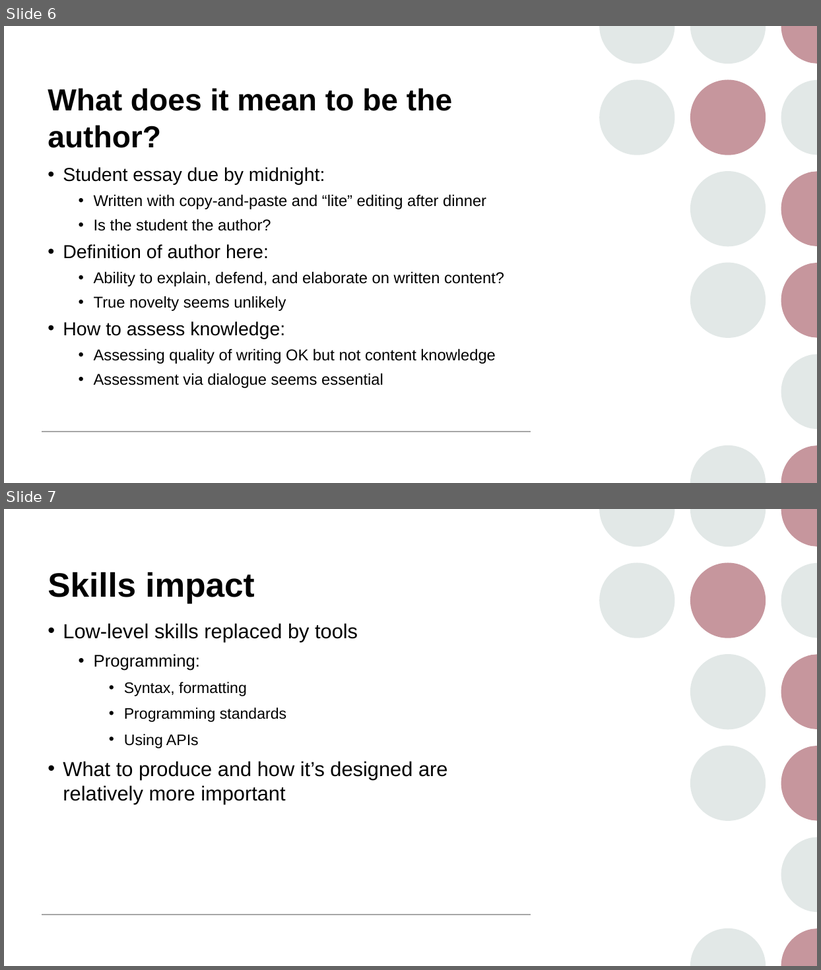
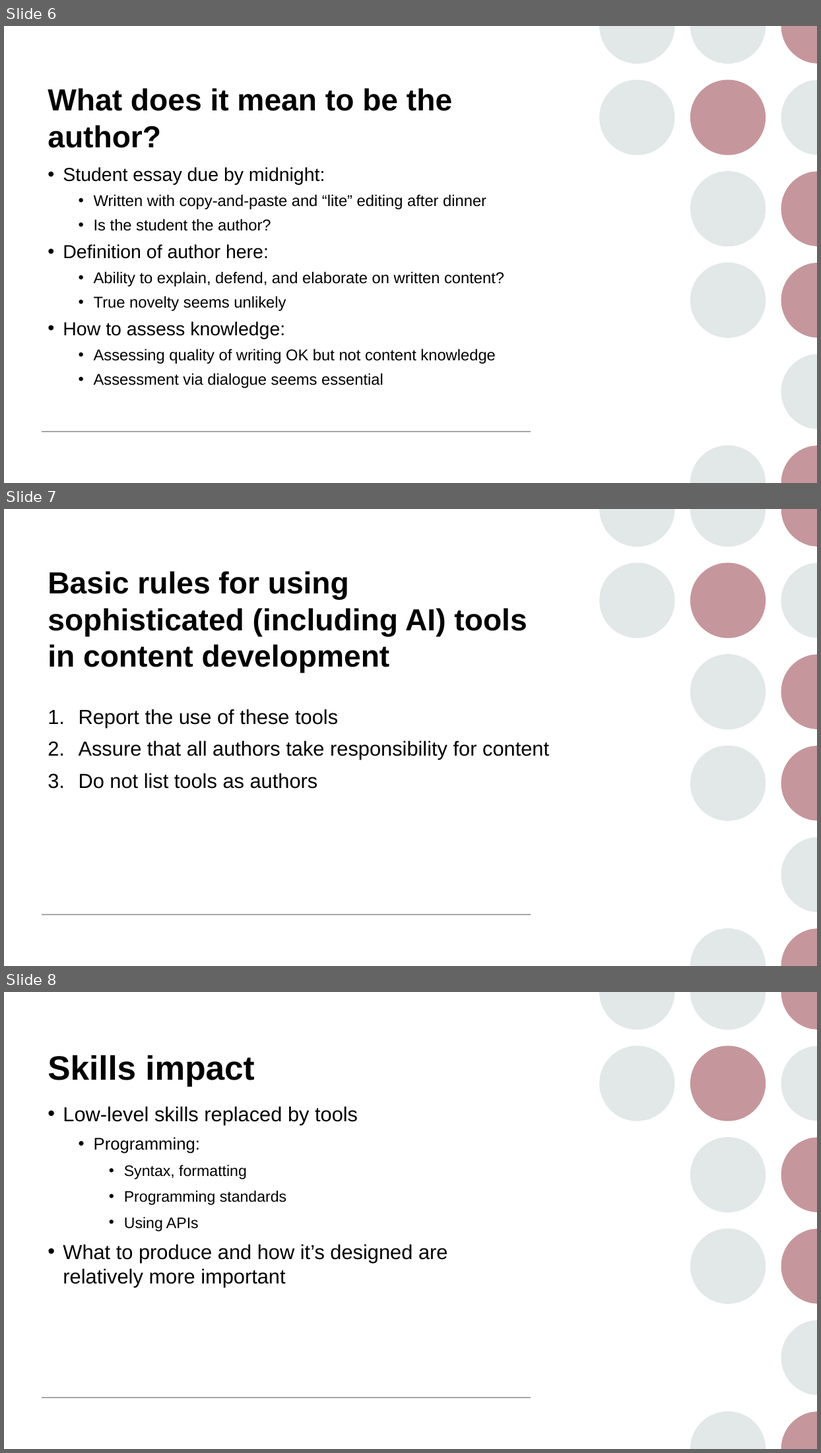
Before and after one commit to maherou/Teaching, a slide deck: files/CS373/GenerativeAITools/GenerativeAITools.pptx. Shown one above the other, each under a label of ours: slides 6 and 7 before the commit, slides 6, 7 and 8 after it. The pictures are 821x970 and 821x1453 pixels, drawn with LibreOffice and Linux fonts; fonts in the diff are those of the drawing. Boxes give left, top, right and bottom in pixels: in the first picture for what was removed or moved away, otherwise in the second. Text is boxed around its words. In the diff, an @@ line names an element or a change of style, - is before the commit and + after.

```diff
--- a/files/CS373/GenerativeAITools/GenerativeAITools.pptx
+++ b/files/CS373/GenerativeAITools/GenerativeAITools.pptx
@@ slide 7 added at [4, 509, 817, 966], background #FFFFFF; not listed: 14 template elements that a slide beside it also shows @@
@@ title added at [48, 571, 527, 673], 36 pt, text #000000, bold @@
+Basic rules for using sophisticated (including AI) tools in content development
@@ text added at [79, 709, 549, 789], 24 pt, text #000000 @@
+1. Report the use of these tools
+2. Assure that all authors take responsibility for content
+3. Do not list tools as authors
@@ what was slide 7 is now slide 8 @@
```
Also in this commit, not shown: 8 slides changed, 1 other slide added, 1 slide removed.
